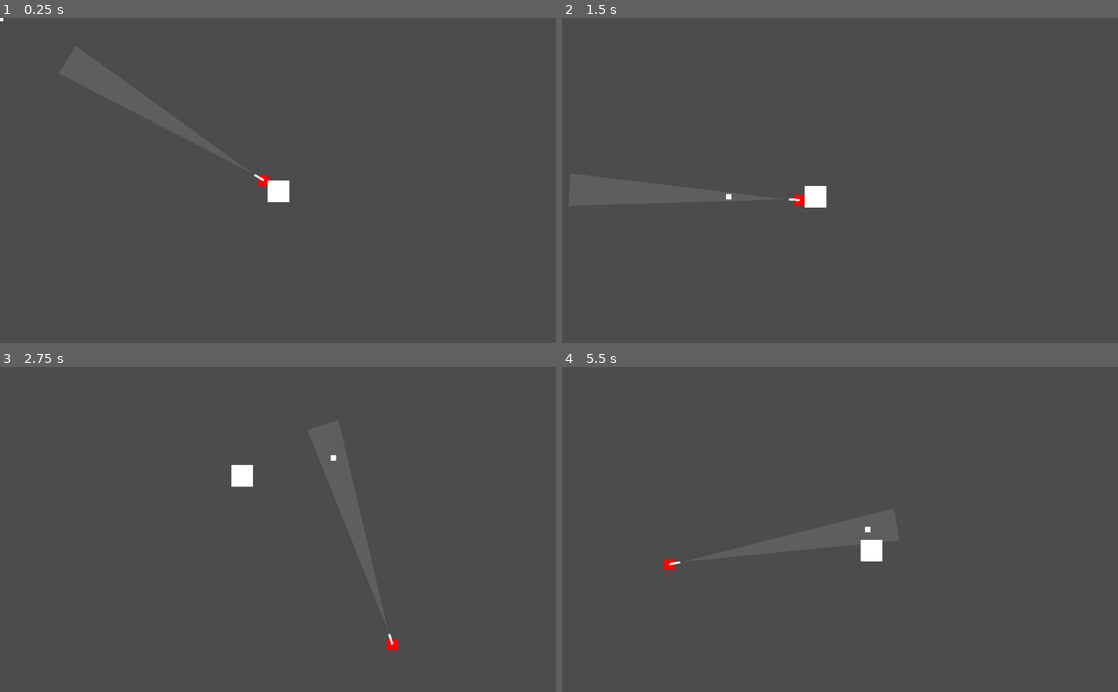
Above: before the commit, frames 1-4 (two rows, left to right).
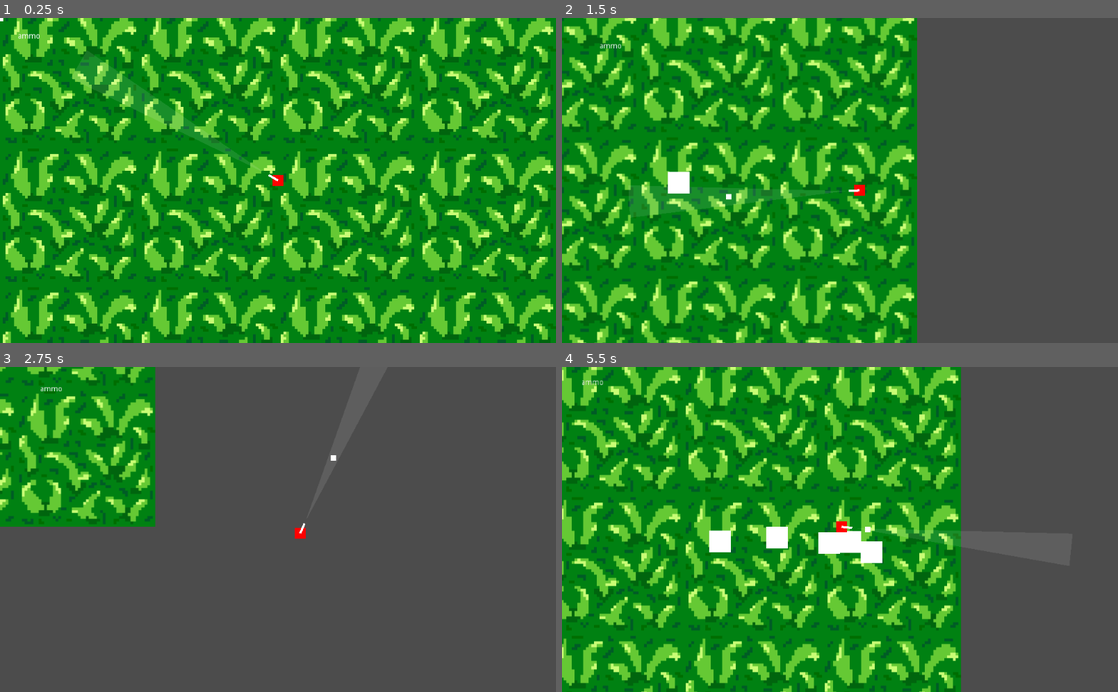
Above: after the commit, the same moments.

Repository: kevinruscoe/godot-top-down-shooter
Game: Godot game, scene res://Scenes/Level.tscn
Same seed, same stepped clock (60 frames per second), same inputs: the game is played once before the commit and once after it.
Inputs (mouse positions are in pixels of both pictures, inside the frame that each line leads up to):
- Up to frame 1 (0.25 s): no input
- Up to frame 2 (1.5 s): move the mouse to (962, 164) at 0.52 s; hold Right (ui_right) 0.53-1.28 s; move the mouse to (728, 196) at 1.27 s; hold Down (ui_down) from 1.28 s (still down)
- Up to frame 3 (2.75 s): move the mouse to (333, 458) at 2.02 s; release Down (ui_down) at 2.03 s; hold Right (ui_right) from 2.03 s (still down)
- Up to frame 4 (5.5 s): move the mouse to (812, 594) at 2.77 s; release Right (ui_right) at 2.78 s; hold Up (ui_up) 2.78-3.53 s; move the mouse to (1006, 578) at 3.52 s; hold Left (ui_left) 3.53-5.03 s; move the mouse to (673, 480) at 4.27 s; move the mouse to (867, 529) at 5.02 s; hold Down (ui_down) from 5.03 s (still down)

The runs differ from the first frame. In frame 1, 100% of the frame differs, in the area x 0-100%, y 0-100%; in frame 2, 64%; in frame 3, 14%; in frame 4, 71%.

Commit message:
things

Diff:
--- a/Bullet.gd
+++ b/Bullet.gd
@@ -47,6 +47,6 @@
 func set_speed(value):
 	speed = value
 
-func _on_Area2D_area_entered(area):
-	if area.name == "TestEnemy":
-		area.set_health(area.get_health() - 10)
+func _on_Area2D_body_entered(body):
+	if body.is_in_group("Enemy"):
+		body.take_damage(10)
--- a/EnemySpawner.gd
+++ b/EnemySpawner.gd
@@ -2,10 +2,30 @@
 
 const EnemyScene = preload("res://Scenes/TestEnemy.tscn")
 
+var _respawn_every: float = 1.0
+var _respawn_timer: Timer
+
 func _ready():
-	self.spawn_at(Vector2.ZERO)
+
+	self._respawn_timer = Timer.new()
+	self._respawn_timer.set_one_shot(true)
+	self._respawn_timer.set_wait_time(self._respawn_every)
+	self.add_child(self._respawn_timer)
+	self._respawn_timer.start()
+
+func _process(delta):
+	if self._respawn_timer.is_stopped():
+		spawn_at(self._get_random_spawn())
+		self._respawn_timer.start()
+
+func _get_random_spawn():
+	return Vector2(
+		rand_range(-5, 5),
+		rand_range(-5, 5)
+	)
 
 func spawn_at(location):
 	var enemy = EnemyScene.instance()
+	enemy.add_to_group("Enemy")
 	enemy.set_position(location)
 	self.get_node("/root").call_deferred("add_child", enemy)
--- a/Gun.gd
+++ b/Gun.gd
@@ -18,6 +18,7 @@
 var _target_cone: Polygon2D
 var _target_cone_vectors: PoolVector2Array
 onready var _player = get_parent()
+onready var _ammo_label: RichTextLabel = _player.get_node("Camera2D/AmmoLabel")
 
 enum GunTypes {PISTOL, SEMI_AUTO, SHOTGUN}
 
@@ -69,6 +70,9 @@
 		self._target_cone.set_polygon(self._target_cone_vectors)
 
 func _track_reload_lock():
+	if not self._reload_timer.is_stopped():
+		self._ammo_label.text = "Reloading... (" + String(self._reload_timer.time_left) + ")"
+
 	if self._reload_timer.is_stopped() and self.get_ammo() == 0:
 		self.set_ammo(self.get_clip_size())
 
@@ -117,7 +121,8 @@
 		bullet_velocity = bullet_velocity.normalized()
 
 		# apply knockback
-		_player.set_velocity(_player.get_velocity() + (bullet_velocity * -1) * self.get_kickback())
+		self._player.set_velocity(_player.get_velocity() + (bullet_velocity * -1) * self.get_kickback())
+		self._ammo_label.text = String(self.get_ammo())
 
 		var bullet = BulletScene.instance()
 		self.get_node("/root").add_child(bullet)
--- a/Scenes/Bullet.tscn
+++ b/Scenes/Bullet.tscn
@@ -22,4 +22,4 @@
 [node name="CollisionShape2D" type="CollisionShape2D" parent="Area2D"]
 shape = SubResource( 1 )
 
-[connection signal="area_entered" from="Area2D" to="." method="_on_Area2D_area_entered"]
+[connection signal="body_entered" from="Area2D" to="." method="_on_Area2D_body_entered"]
--- /dev/null
+++ b/Scenes/EnemySpawner.tscn
@@ -0,0 +1,6 @@
+[gd_scene load_steps=2 format=2]
+
+[ext_resource path="res://EnemySpawner.gd" type="Script" id=1]
+
+[node name="EnemySpawner" type="Node2D"]
+script = ExtResource( 1 )
--- a/Scenes/Level.tscn
+++ b/Scenes/Level.tscn
@@ -1,14 +1,38 @@
-[gd_scene load_steps=4 format=2]
+[gd_scene load_steps=6 format=2]
 
 [ext_resource path="res://Scenes/Player.tscn" type="PackedScene" id=1]
 [ext_resource path="res://Scenes/Cursor.tscn" type="PackedScene" id=2]
-[ext_resource path="res://EnemySpawner.gd" type="Script" id=5]
+[ext_resource path="res://Scenes/EnemySpawner.tscn" type="PackedScene" id=3]
+[ext_resource path="res://113819-grass-texture-2.png" type="Texture" id=4]
+
+[sub_resource type="TileSet" id=1]
+0/name = "113819-grass-texture-2.png 0"
+0/texture = ExtResource( 4 )
+0/tex_offset = Vector2( 0, 0 )
+0/modulate = Color( 1, 1, 1, 1 )
+0/region = Rect2( 0, 0, 256, 256 )
+0/tile_mode = 0
+0/occluder_offset = Vector2( 0, 0 )
+0/navigation_offset = Vector2( 0, 0 )
+0/shape_offset = Vector2( 0, 0 )
+0/shape_transform = Transform2D( 1, 0, 0, 1, 0, 0 )
+0/shape_one_way = false
+0/shape_one_way_margin = 0.0
+0/shapes = [  ]
+0/z_index = 0
 
 [node name="Level" type="Node2D"]
 
 [node name="Player" parent="." instance=ExtResource( 1 )]
+z_index = 5
 
 [node name="Cursor" parent="." instance=ExtResource( 2 )]
+z_index = 10
 
-[node name="EnemySpawner" type="Node2D" parent="."]
-script = ExtResource( 5 )
+[node name="EnemySpawner" parent="." instance=ExtResource( 3 )]
+z_index = 5
+
+[node name="TileMap" type="TileMap" parent="."]
+tile_set = SubResource( 1 )
+format = 1
+tile_data = PoolIntArray( -262152, 0, 0, -262148, 0, 0, -327680, 0, 0, -327676, 0, 0, -8, 0, 0, -4, 0, 0, -65536, 0, 0, -65532, 0, 0, 262136, 0, 0, 262140, 0, 0, 196608, 0, 0, 196612, 0, 0 )
--- a/Scenes/Player.tscn
+++ b/Scenes/Player.tscn
@@ -23,7 +23,18 @@
 
 [node name="Camera2D" type="Camera2D" parent="."]
 current = true
+limit_smoothed = true
 smoothing_enabled = true
-smoothing_speed = 1.0
+smoothing_speed = 10.0
+
+[node name="AmmoLabel" type="RichTextLabel" parent="Camera2D"]
+margin_left = -479.0
+margin_top = -273.0
+margin_right = -257.0
+margin_bottom = -233.0
+text = "ammo"
+__meta__ = {
+"_edit_use_anchors_": false
+}
 
 [node name="Gun" parent="." instance=ExtResource( 2 )]
--- a/TestEnemy.gd
+++ b/TestEnemy.gd
@@ -1,6 +1,11 @@
 extends KinematicBody2D
 
 var health: int = 100 setget set_health, get_health
+var _flash_timer: Timer
+
+func take_damage(value):
+	self._flash_timer.start()
+	self.set_health(self.get_health() - value)
 
 func set_health(value):
 	health = value
@@ -8,7 +13,18 @@
 func get_health():
 	return health
 
+func _ready():
+	self._flash_timer = Timer.new()
+	self._flash_timer.set_one_shot(true)
+	self._flash_timer.set_wait_time(0.05)
+	self.add_child(self._flash_timer)
+
 func _process(delta):
+
+	if self._flash_timer.is_stopped():
+		self.get_node("ColorRect").color = Color(1, 1, 1, 1)
+	else:
+		self.get_node("ColorRect").color = Color(1, 0, 0, 1)
 
 	self.position += self.global_position.direction_to(
 		get_node("/root/Level/Player").global_position
Binary file added: 113819-grass-texture-2.png
Not shown, added: 113819-grass-texture-2.png.import
